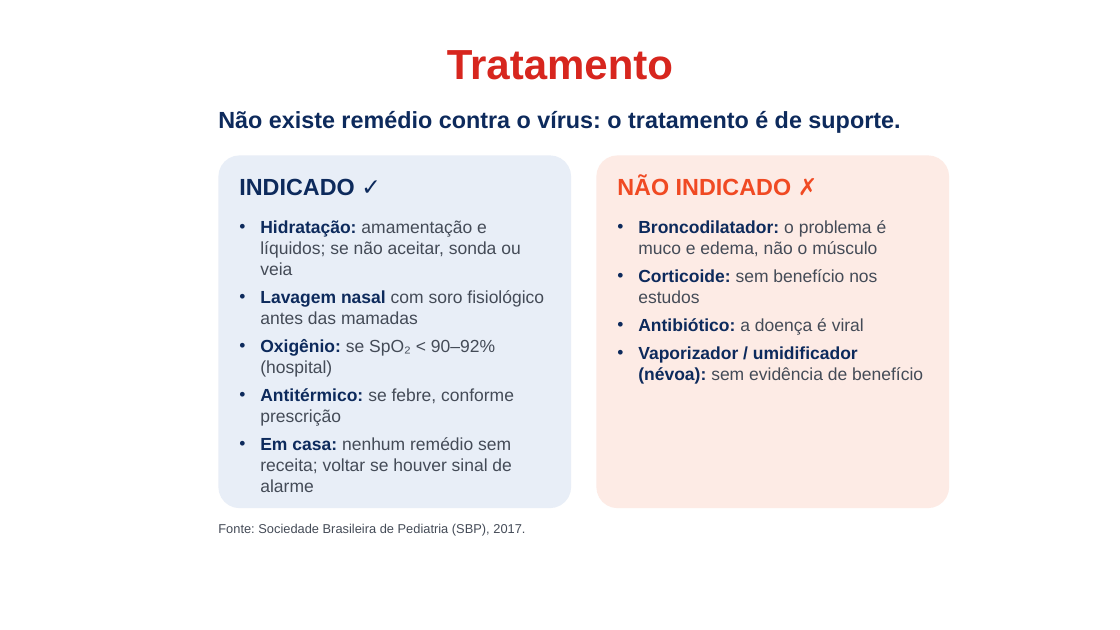
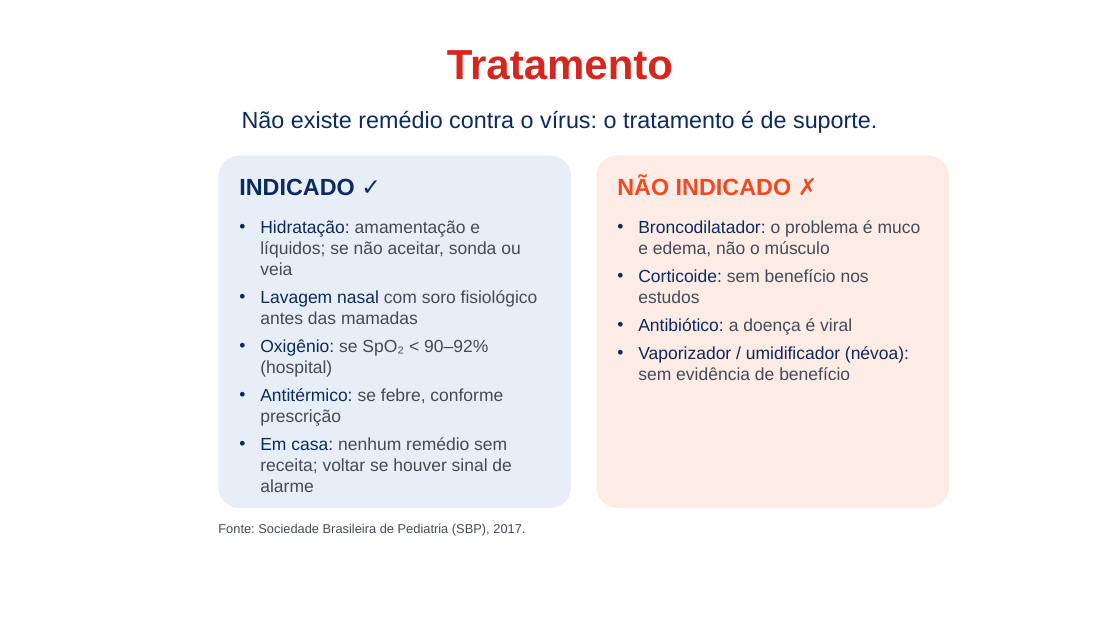
Before and after one commit to joaoantonio-hue/teste-claude, a slide deck: slide 2 of slides/Diagnostico_Tratamento.pptx. Drawn at 1120x630 pixels with LibreOffice and Linux fonts; fonts in the diff are those of the drawing; background and template pictures are left out. Boxes give left, top, right and bottom in pixels: in the first picture for what was removed or moved away, otherwise in the second. Text is boxed around its words. In the diff, an @@ line names an element or a change of style, - is before the commit and + after.

```diff
--- a/slides/Diagnostico_Tratamento.pptx
+++ b/slides/Diagnostico_Tratamento.pptx
@@ text "Não existe remédio contra o ..." at <box>242,110,877,133</box>: bold off @@
@@ text "Hidratação: amamentação e líquidos; se ..." at <box>260,220,538,492</box>: bold off in "Hidratação:", "Lavagem nasal", "Oxigênio:", "Antitérmico:" and 1 more places @@
@@ text "Broncodilatador: o problema é muco ..." at <box>638,220,921,380</box>: bold off in "Broncodilatador:", "Corticoide:", "Antibiótico:", "Vaporizador / umidificador (névoa):" @@
```
Also in this commit, not shown: 1 other slide changed.
